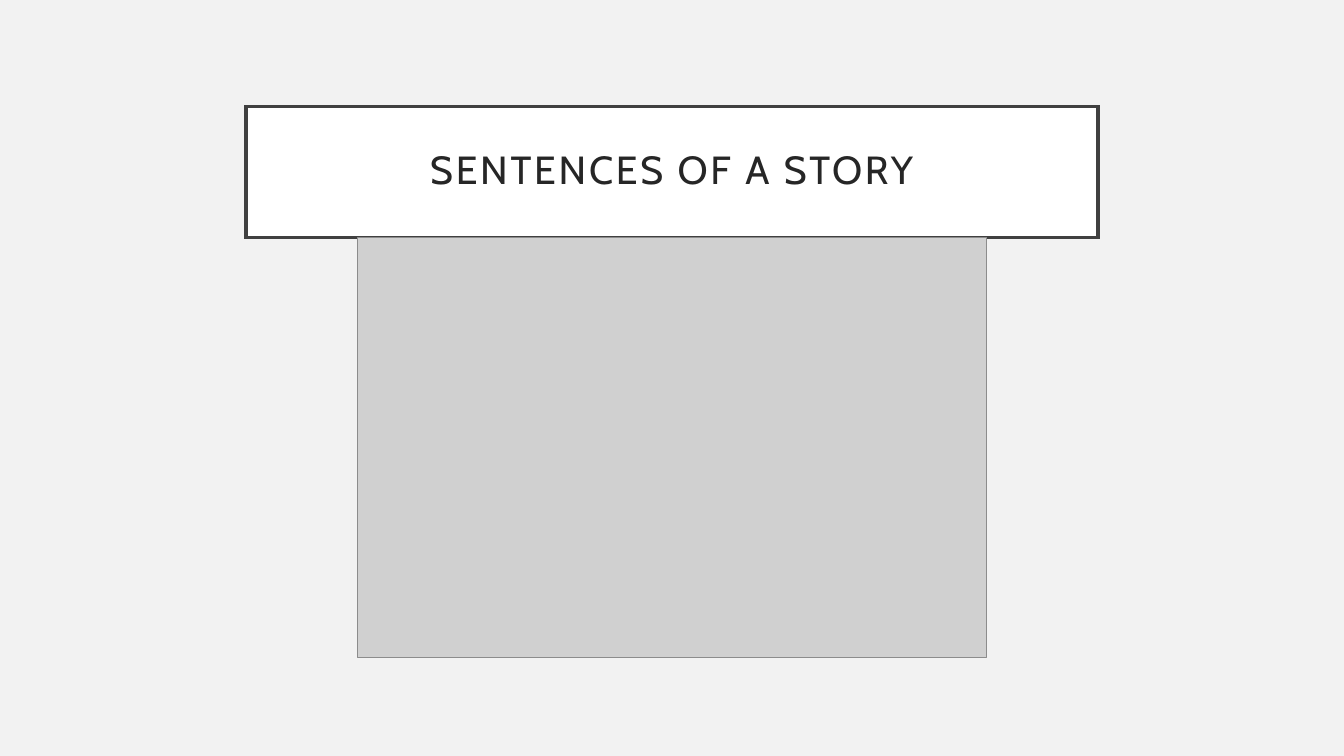
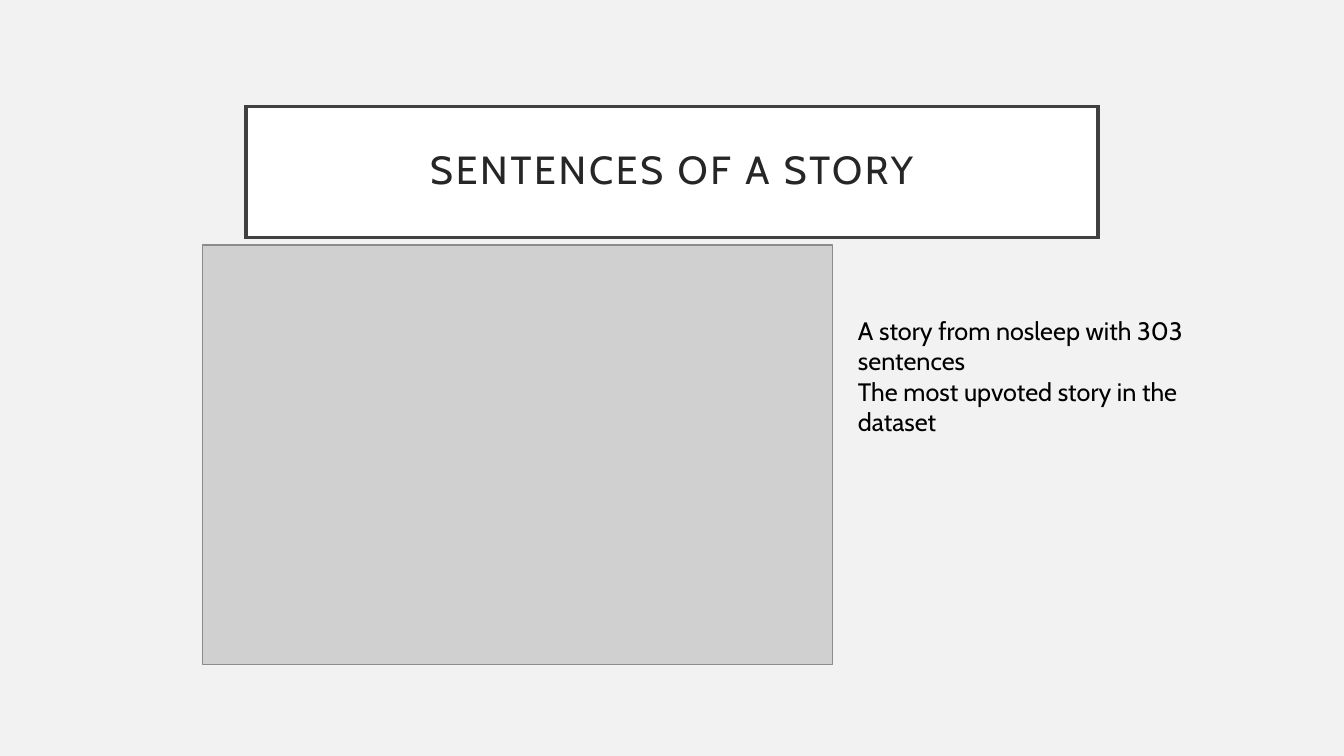
Before and after one commit to Anthonyive/Research-Mapping-Uncanny-Valley, a slide deck: slide 10 of Presentations/11-16-2020/Creepiness Metric and LSTM.pptx (slide 8 before the commit). Drawn at 1344x756 pixels with LibreOffice and Linux fonts; fonts in the diff are those of the drawing; grey boxes stand for pictures. Boxes give left, top, right and bottom in pixels: in the first picture for what was removed or moved away, otherwise in the second. Text is boxed around its words. In the diff, an @@ line names an element or a change of style, - is before the commit and + after.

```diff
--- a/Presentations/11-16-2020/Creepiness Metric and LSTM.pptx
+++ b/Presentations/11-16-2020/Creepiness Metric and LSTM.pptx
@@ picture: place and size @@
-picture at bbox=[357, 237, 987, 657]
+picture at bbox=[203, 245, 833, 665]
@@ text added at bbox=[858, 321, 1183, 432], 18 pt, text #000000 @@
+A story from nosleep with 303 sentences
+The most upvoted story in the dataset
```
Also in this commit, not shown: 3 other slides changed, 2 slides added, 1 slide removed, 1 other file.
